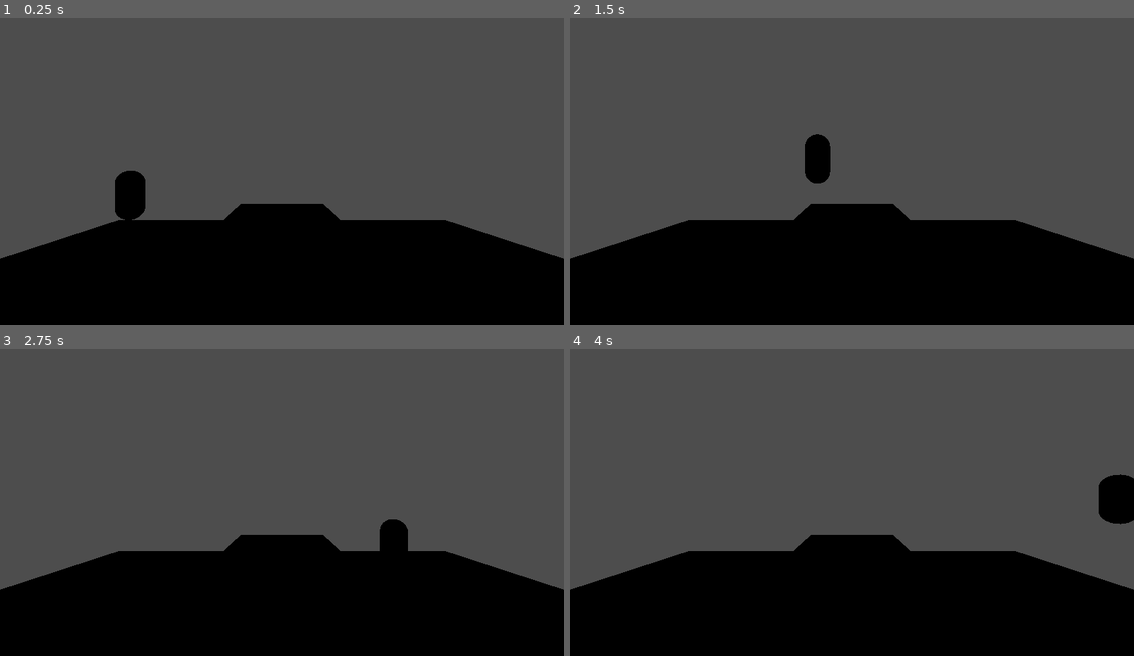
Above: before the commit, frames 1-4 (two rows, left to right).
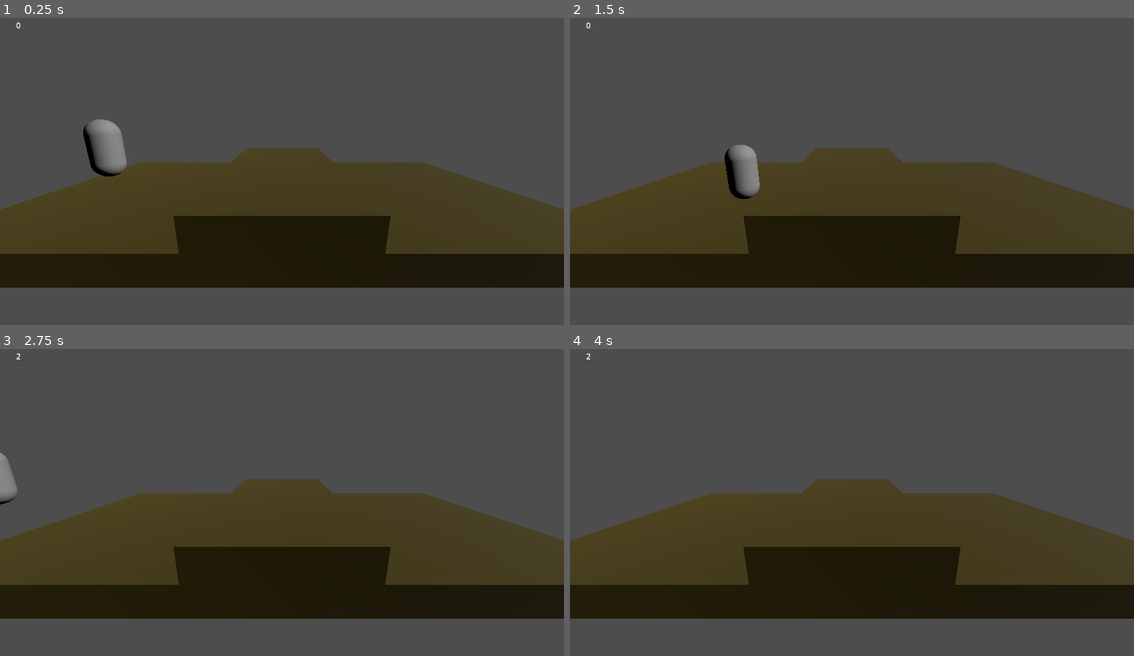
Above: after the commit, the same moments.

Repository: pixelcrust/fighting_game
Game: Godot game, scene res://scenes/world.tscn
Two runs of this game, one before a commit and one after it. Both use one fixed random seed, a clock stepped at 60 frames per second and the inputs below.
Inputs:
- Up to frame 1 (0.25 s): no input
- Up to frame 2 (1.5 s): hold D (key_right) 0.53-1.28 s; hold S (key_duck) 0.53-1.28 s; tap W (key_jump) at 0.77 s; hold A (key_left) from 1.28 s (still down); tap S (key_duck) at 1.35 s
- Up to frame 3 (2.75 s): tap W (key_jump) at 1.52 s; release A (key_left) at 2.03 s; hold D (key_right) from 2.03 s (still down); hold S (key_duck) from 2.03 s (still down)
- Up to frame 4 (4 s): release S (key_duck) at 2.78 s; tap S (key_duck) at 2.85 s; tap W (key_jump) at 3.02, 3.77 s; release D (key_right) at 3.53 s; hold A (key_left) from 3.53 s (still down); hold S (key_duck) from 3.53 s (still down)

The runs differ from the first frame. In frame 1, 51% of the frame differs, in the area x 0-100%, y 1-100%; in frame 2, 50%; in frame 3, 50%; in frame 4, 51%.

Commit message:
layout for functions, added states

Diff:
--- a/project.godot
+++ b/project.godot
@@ -42,7 +42,7 @@
 "events": [Object(InputEventKey,"resource_local_to_scene":false,"resource_name":"","device":0,"window_id":0,"alt_presse …(189 unchanged characters)…
 ]
 }
-key_attack2={
+key_block={
 "deadzone": 0.2,
 "events": [Object(InputEventKey,"resource_local_to_scene":false,"resource_name":"","device":0,"window_id":0,"alt_presse …(189 unchanged characters)…
 ]
--- a/scenes/test_fighter.tscn
+++ b/scenes/test_fighter.tscn
@@ -17,3 +17,11 @@
 
 [node name="MeshInstance3D" type="MeshInstance3D" parent="."]
 mesh = SubResource("CapsuleMesh_os3gi")
+
+[node name="AnimationPlayer" type="AnimationPlayer" parent="."]
+
+[node name="label_state" type="Label" parent="."]
+offset_left = 33.0
+offset_top = 22.0
+offset_right = 73.0
+offset_bottom = 45.0
--- a/scenes/world.tscn
+++ b/scenes/world.tscn
@@ -14,13 +14,16 @@
 material = SubResource("StandardMaterial3D_fj7yv")
 
 [node name="test_fighter" parent="." instance=ExtResource("1_f3sb7")]
-transform = Transform3D(1, 0, 0, 0, 1, 0, 0, 0, 1, -6.13771, 2.94547, -0.682431)
+transform = Transform3D(1, 0, 0, 0, 1, 0, 0, 0, 1, -6.13771, 2.94547, 2.18245)
 
 [node name="Camera" parent="." instance=ExtResource("2_fj7yv")]
-transform = Transform3D(1, 0, 0, 0, 1, 0, 0, 0, 1, 0, 3.76418, 7.69578)
+transform = Transform3D(1, 0, 0, 0, 0.969544, 0.244918, 0, -0.244918, 0.969544, 0, 3.76418, 9.33338)
 
 [node name="CSGBox3D2" type="CSGBox3D" parent="."]
 transform = Transform3D(1, 0, 0, 0, 1, 0, 0, 0, 1, 0, 0.998297, 0)
 use_collision = true
 size = Vector3(5, 1, 10)
 material = SubResource("StandardMaterial3D_fj7yv")
+
+[node name="DirectionalLight3D" type="DirectionalLight3D" parent="."]
+transform = Transform3D(-0.122684, 0.598071, 0.791997, 0, -0.798026, 0.602623, 0.992446, 0.0739319, 0.0979046, 12.5149, 5.3762, -12.2308)
--- a/scripts/script_fighter.gd
+++ b/scripts/script_fighter.gd
@@ -8,6 +8,8 @@
 
 
 @onready var base: RayCast3D = $CollisionShape3D/base
+@onready var label_state: Label = $label_state
+
 
 var state : int = 0
 """
@@ -18,6 +20,8 @@
 4.. crouched
 5.. attacking
 6.. being hit
+7.. block
+8.. parry
 """
 var on_floor : bool = false
 
@@ -25,6 +29,8 @@
 	pass
 
 func _physics_process(delta):
+
+	label_state.text = str(state)
 
 	#on floor
 	on_floor = base.is_colliding()
@@ -36,7 +42,7 @@
 
 	#state machine
 	match state:
-		0:
+		0: # ..standing
 			#input
 			if Input.is_action_pressed("key_left"):
 				velocity.x = - run_speed * delta * 100
@@ -47,21 +53,48 @@
 			if Input.is_action_pressed("key_jump") && on_floor:
 				velocity.y = jump_speed * delta * 100
 				state = 1
-		1:
+			if Input.is_action_pressed("key_duck"):
+				state = 4
+		1: # ..jumping upward
 			if velocity.y <= 0:
 				state = 2
-		2:
+		2: # ..falling
 			if on_floor:
 				state = 0
-		3:
+		3: # ..lying on the floor
 			pass
-		4:
+		4: # ..crouched
+			if Input.is_action_just_released("key_duck"):
+				state = 0
+		5: # ..attacking
+			#depending what state the player was before what attack is being played
 			pass
-		5:
+		6: # .. being hit
+			#determine how badly the fighter was hit, with stance
 			pass
-		6:
+		7: # ..blocking
+			pass
+		8: #..parrying
 			pass
 		_:
 			pass
 
 	move_and_slide()
+
+func _attack_normal(delta):
+	pass
+
+func _attack_jump(delta):
+	pass
+
+func _attack_crouch(delta):
+	pass
+
+func _attack_falling(delta):
+	pass
+
+func _attack_lying(delta):
+	pass
+
+func _block(delta):
+	pass
